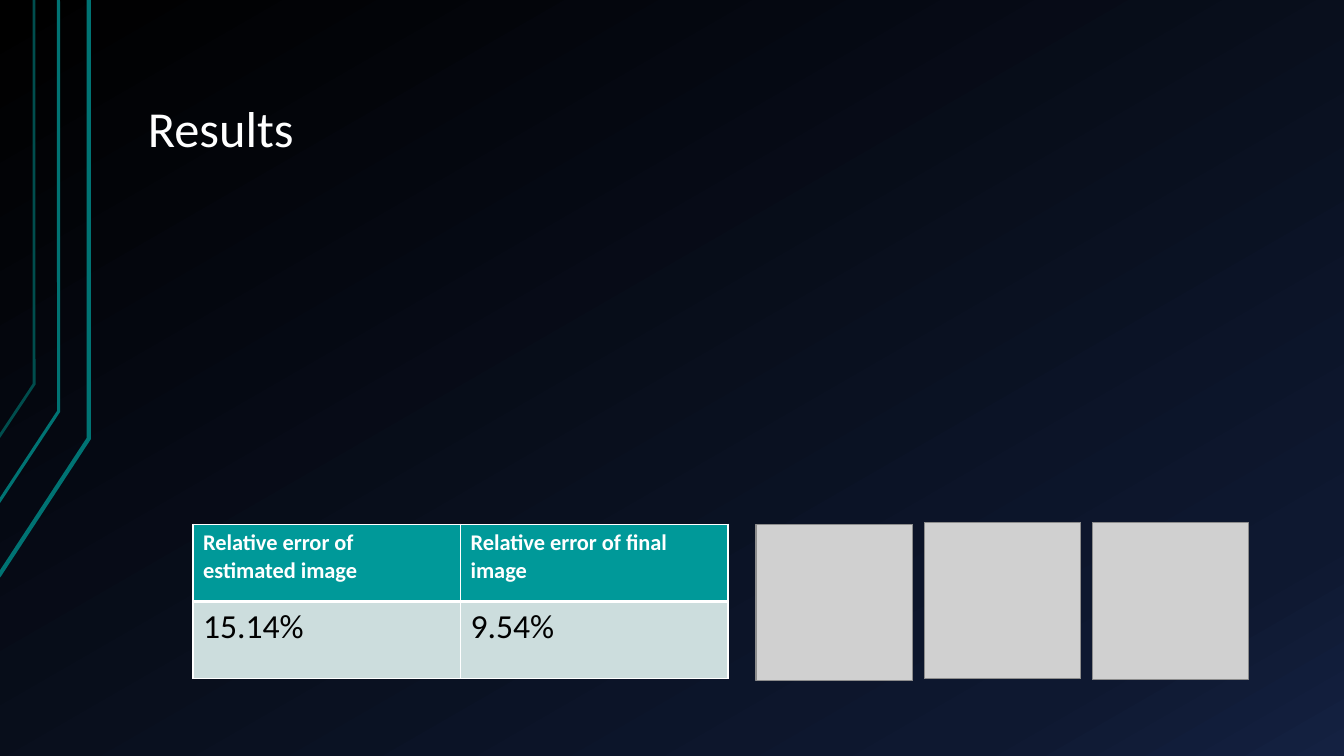
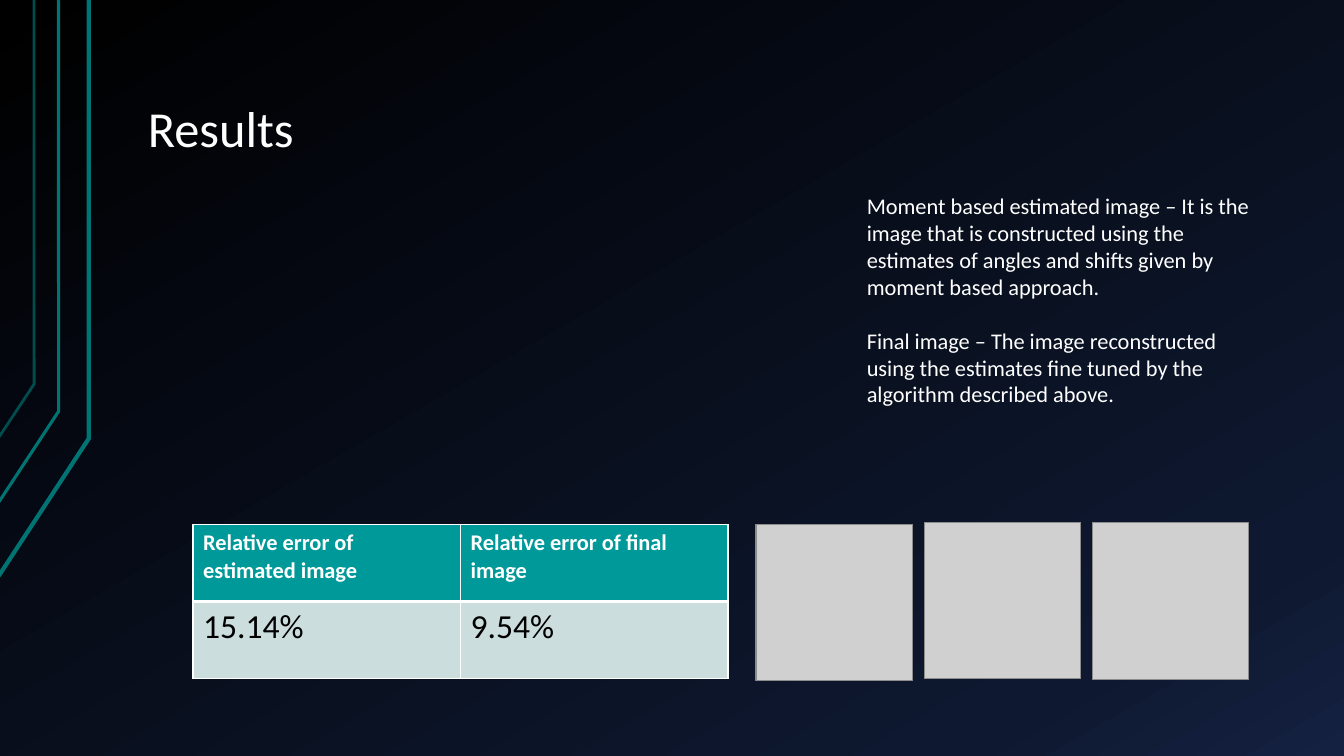
Before and after one commit to arunabh98/Noise-and-Outlier-Resistant-Tomographic-Reconstruction-under-Unknown-Viewing-Parameters, a slide deck: slide 22 of results/RnD Presentation.pptx (slide 18 before the commit). Drawn at 1344x756 pixels with LibreOffice and Linux fonts; fonts in the diff are those of the drawing; grey boxes stand for pictures. Boxes give left, top, right and bottom in pixels: in the first picture for what was removed or moved away, otherwise in the second. Text is boxed around its words. In the diff, an @@ line names an element or a change of style, - is before the commit and + after.

```diff
--- a/results/RnD Presentation.pptx
+++ b/results/RnD Presentation.pptx
@@ text added at (867, 198, 1248, 406), 16 pt, text #FFFFFF @@
+Moment based estimated image – It is the image that is constructed using the estimates of angles and shifts given by moment based approach.
+Final image – The image reconstructed using the estimates fine tuned by the algorithm described above.
```
Also in this commit, not shown: 8 other slides changed, 9 slides added, 1 slide removed, 11 other files.
